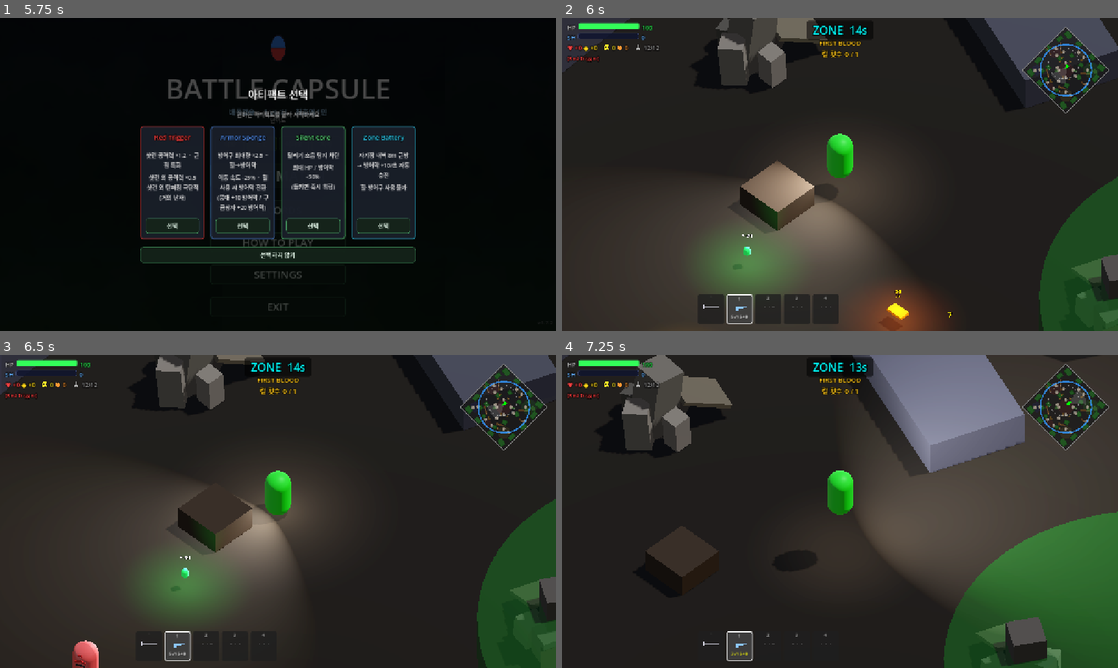
Above: before the commit, frames 1-4 (two rows, left to right).
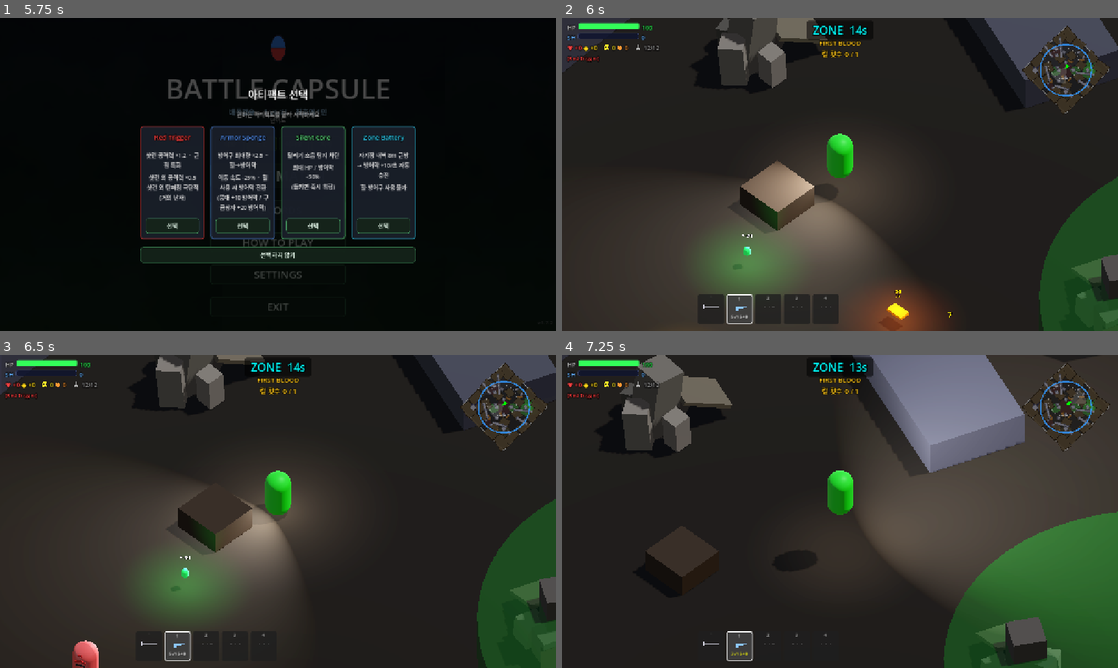
Above: after the commit, the same moments.

Repository: Kyulhee/battle-capsule
Game: Godot game, scene res://src/Main.tscn
Same seed, same stepped clock (60 frames per second), same inputs: the game is played once before the commit and once after it.
Inputs (mouse positions are in pixels of both pictures, inside the frame that each line leads up to):
- Up to frame 1 (5.75 s): click "START MATCH" at 0.5 s; click "START MATCH" at 1.25 s; click "쉬움" at 2 s; click "보통" at 2.75 s; click "어려움" at 3.5 s; click "지옥" at 4.25 s; click "RECORDS" at 5 s
- Up to frame 2 (6 s): click "선택" at 5.75 s
- Up to frame 3 (6.5 s): no input
- Up to frame 4 (7.25 s): tap Enter at 6.5 s; move the mouse to (962, 495) at 6.52 s; press the mouse at (962, 495) at 6.53 s; hold D (ui_right) from 6.53 s (still down); tap Space at 6.77 s

Frame 1 is identical in both runs. In frame 2, 1.2% of the frame differs, in the area x 82-99%, y 2-31%; in frame 3, 1.3%; in frame 4, 1.4%.

Commit message:
feat: render minimap from generated footprints

Diff:
--- a/src/Main.gd
+++ b/src/Main.gd
@@ -119,6 +119,8 @@
 		Engine.time_scale = 5.0
 		_load_map_spec()
 		if map_spec:
+			if world_builder:
+				world_builder.generate_world(map_spec)
 			for poi in map_spec.pois:
 				loot_hotspots.append(Vector2(poi.pos[0], poi.pos[1]))
 		_setup_navigation()
@@ -455,7 +457,10 @@
 	# Final Minimap Sync
 	var minimap = get_node_or_null("CanvasLayer/Control/HUD/Minimap")
 	if minimap and minimap.has_method("set_map_spec"):
-		minimap.set_map_spec(map_spec)
+		var minimap_features: Array[Dictionary] = []
+		if world_builder and world_builder.has_method("get_minimap_features"):
+			minimap_features = world_builder.get_minimap_features()
+		minimap.set_map_spec(map_spec, minimap_features)
 
 	# Apply artifact to player (skipped in simulation)
 	if player_ref and player_ref.has_method("apply_artifact") and not is_simulation:
--- a/src/maps/WorldBuilder.gd
+++ b/src/maps/WorldBuilder.gd
@@ -3,11 +3,14 @@
 
 @export var obstacle_scene: PackedScene = preload("res://src/environment/Obstacle.tscn")
 @export var bush_scene: PackedScene = preload("res://src/environment/Bush.tscn")
+
+var minimap_features: Array[Dictionary] = []
 
 func generate_world(spec: Resource):
 	# 1. Clear existing generated content if any
 	for child in get_children():
 		child.queue_free()
+	minimap_features.clear()
 
 	# 2. Build Floor and Boundaries
 	_build_base(spec)
@@ -36,7 +39,17 @@
 			var bush = bush_scene.instantiate()
 			obs_container.add_child(bush)
 			bush.global_position = Vector3(pos[0], 0, pos[1])
+			bush.rotation_degrees.y = rot_deg
 			bush.scale = Vector3(scale_vec[0], scale_vec[1], scale_vec[2])
+			_record_minimap_feature(
+				type_str,
+				Vector2(pos[0], pos[1]),
+				Vector2(scale_vec[0] * 3.0, scale_vec[2] * 3.0),
+				rot_deg,
+				scale_vec[1] * 2.0,
+				0,
+				"ellipse"
+			)
 		elif type_str == "rock_cluster":
 			_build_rock_cluster(obs_container, pos, scale_vec)
 		else:
@@ -62,6 +75,38 @@
 					obs.type = 1 # TREE
 				"log_pile":
 					obs.type = 2 # LOG
+			_record_minimap_feature(
+				type_str,
+				Vector2(pos[0], pos[1]),
+				Vector2(scale_vec[0] * 2.0, scale_vec[2] * 2.0),
+				rot_deg,
+				scale_vec[1] * 2.0,
+				2 if scale_vec[1] > 2.5 else 1,
+				"rect"
+			)
+
+func get_minimap_features() -> Array[Dictionary]:
+	return minimap_features.duplicate(true)
+
+func _record_minimap_feature(
+	type_str: String,
+	pos: Vector2,
+	size: Vector2,
+	rot_deg: float,
+	height: float,
+	layer: int,
+	shape: String
+):
+	minimap_features.append({
+		"type": type_str,
+		"pos": [pos.x, pos.y],
+		"size": [size.x, size.y],
+		"rot": rot_deg,
+		"height": height,
+		"layer": layer,
+		"shape": shape,
+		"order": minimap_features.size(),
+	})
 
 func _build_base(spec: Resource):
 	var size = spec.get_world_size()
@@ -180,6 +225,18 @@
 	col.shape = shape
 	body.add_child(col)
 
+	var root_pos = Vector2(parent.position.x, parent.position.z)
+	var piece_pos = root_pos + Vector2(local_pos.x, local_pos.z)
+	_record_minimap_feature(
+		"rock_cluster",
+		piece_pos,
+		Vector2(size.x, size.z),
+		rad_to_deg(body.rotation.y),
+		size.y,
+		2 if col_layer & 8 != 0 else 1,
+		"rect"
+	)
+
 func _add_wall(parent: Node, pos: Vector3, size: Vector3):
 	var wall = StaticBody3D.new()
 	parent.add_child(wall)
--- a/src/ui/Minimap.gd
+++ b/src/ui/Minimap.gd
@@ -18,10 +18,12 @@
 var supply_pulse = 0.0
 
 var map_spec: Resource = null
-
-func set_map_spec(spec: Resource):
+var minimap_features: Array[Dictionary] = []
+
+func set_map_spec(spec: Resource, features: Array[Dictionary] = []):
 	map_spec = spec
 	map_size_3d = Vector2(spec.get_world_size(), spec.get_world_size())
+	minimap_features = features.duplicate(true)
 	queue_redraw()
 
 func _ready():
@@ -87,59 +89,13 @@
 			"recovery_pocket": role_color = Color(0.2, 0.2, 1.0, 0.08)
 		draw_circle(mini_pos, mini_rad, role_color)
 
-	# 3. Draw Obstacles — type-differentiated shape and colour
-	for obs in map_spec.obstacles:
-		var wpos   = Vector2(obs.pos[0], obs.pos[1])
-		var sx     = float(obs.scale[0])
-		var sz     = float(obs.scale[2])
-		var rot_rad = deg_to_rad(obs.get("rot", 0.0))
-		var obs_type: String = obs.get("type", "")
-		var mpos   = world_to_minimap(wpos)
-
-		match obs_type:
-			"rock_cluster":
-				# Radial cluster — circle whose radius matches the actual spread
-				var r = max(3.5, world_size_to_minimap(sx * 0.75))
-				draw_circle(mpos, r, Color(0.66, 0.62, 0.56, 0.88))
-				draw_arc(mpos, r, 0.0, TAU, 16, Color(0.45, 0.42, 0.38, 1.0), 1.0)
-			"bush_patch":
-				# Ground-level concealment — semi-transparent green, no hard border
-				var r = max(3.5, world_size_to_minimap((sx + sz) * 0.25))
-				draw_circle(mpos, r, Color(0.28, 0.62, 0.22, 0.38))
-			_:
-				# Rectangular obstacles: tree_cluster / canyon_wall / log_pile
-				var hx = sx * 0.5
-				var hz = sz * 0.5
-				var corners_local = [
-					Vector2(-hx, -hz),
-					Vector2( hx, -hz),
-					Vector2( hx,  hz),
-					Vector2(-hx,  hz),
-				]
-				var mc = PackedVector2Array()
-				for c in corners_local:
-					mc.append(world_to_minimap(c.rotated(rot_rad) + wpos))
-
-				var fill_col: Color
-				var border_col: Color
-				var bw := 1.0
-				match obs_type:
-					"tree_cluster":
-						fill_col   = Color(0.13, 0.36, 0.13, 0.88)
-						border_col = Color(0.08, 0.24, 0.08, 1.0)
-					"canyon_wall":
-						fill_col   = Color(0.50, 0.36, 0.22, 1.0)
-						border_col = Color(0.32, 0.22, 0.12, 1.0)
-						bw = 1.5
-					"log_pile":
-						fill_col   = Color(0.52, 0.38, 0.18, 0.88)
-						border_col = Color(0.36, 0.26, 0.10, 1.0)
-					_:
-						fill_col   = Color(0.35, 0.35, 0.40, 0.88)
-						border_col = Color(0.22, 0.22, 0.26, 1.0)
-
-				draw_colored_polygon(mc, fill_col)
-				draw_polyline(mc + PackedVector2Array([mc[0]]), border_col, bw)
+	# 3. Draw final generated footprints from bottom to top.
+	var features = minimap_features.duplicate(true)
+	if features.is_empty():
+		features = _build_fallback_features()
+	features.sort_custom(Callable(self, "_sort_minimap_features"))
+	for feature in features:
+		_draw_minimap_feature(feature)
 
 	# 4. Draw Supply Zones (Telegraphing/Active)
 	if supply_state != "none":
@@ -200,3 +156,102 @@
 
 func world_size_to_minimap(size: float) -> float:
 	return size * (minimap_size.x / (map_size_3d.x * 1.414))
+
+func _sort_minimap_features(a: Dictionary, b: Dictionary) -> bool:
+	var layer_a = int(a.get("layer", 0))
+	var layer_b = int(b.get("layer", 0))
+	if layer_a == layer_b:
+		return int(a.get("order", 0)) < int(b.get("order", 0))
+	return layer_a < layer_b
+
+func _draw_minimap_feature(feature: Dictionary):
+	var pos = feature.get("pos", [0.0, 0.0])
+	var size = feature.get("size", [1.0, 1.0])
+	var wpos = Vector2(float(pos[0]), float(pos[1]))
+	var world_size = Vector2(float(size[0]), float(size[1]))
+	var rot_rad = deg_to_rad(float(feature.get("rot", 0.0)))
+	var shape = String(feature.get("shape", "rect"))
+	var obs_type = String(feature.get("type", ""))
+	var colors = _feature_colors(obs_type)
+
+	if shape == "ellipse":
+		var pts = PackedVector2Array()
+		var steps = 24
+		for i in range(steps):
+			var a = TAU * float(i) / float(steps)
+			var local = Vector2(cos(a) * world_size.x * 0.5, sin(a) * world_size.y * 0.5)
+			pts.append(world_to_minimap(local.rotated(rot_rad) + wpos))
+		draw_colored_polygon(pts, colors["fill"])
+		return
+
+	var hx = world_size.x * 0.5
+	var hz = world_size.y * 0.5
+	var corners_local = [
+		Vector2(-hx, -hz),
+		Vector2( hx, -hz),
+		Vector2( hx,  hz),
+		Vector2(-hx,  hz),
+	]
+	var pts = PackedVector2Array()
+	for c in corners_local:
+		pts.append(world_to_minimap(c.rotated(rot_rad) + wpos))
+	draw_colored_polygon(pts, colors["fill"])
+	draw_polyline(pts + PackedVector2Array([pts[0]]), colors["border"], float(colors["width"]))
+
+func _feature_colors(obs_type: String) -> Dictionary:
+	match obs_type:
+		"bush_patch":
+			return {
+				"fill": Color(0.22, 0.58, 0.20, 0.42),
+				"border": Color(0.16, 0.36, 0.12, 0.0),
+				"width": 0.0,
+			}
+		"tree_cluster":
+			return {
+				"fill": Color(0.24, 0.20, 0.14, 0.92),
+				"border": Color(0.12, 0.09, 0.06, 1.0),
+				"width": 1.0,
+			}
+		"canyon_wall", "rock_cluster":
+			return {
+				"fill": Color(0.42, 0.42, 0.46, 0.96),
+				"border": Color(0.24, 0.24, 0.28, 1.0),
+				"width": 1.2,
+			}
+		"log_pile":
+			return {
+				"fill": Color(0.44, 0.30, 0.14, 0.92),
+				"border": Color(0.26, 0.17, 0.07, 1.0),
+				"width": 1.0,
+			}
+	return {
+		"fill": Color(0.35, 0.35, 0.40, 0.92),
+		"border": Color(0.22, 0.22, 0.26, 1.0),
+		"width": 1.0,
+	}
+
+func _build_fallback_features() -> Array[Dictionary]:
+	var features: Array[Dictionary] = []
+	if not map_spec:
+		return features
+	for obs in map_spec.obstacles:
+		var obs_type = String(obs.get("type", ""))
+		var scale = obs.get("scale", [1.0, 1.0, 1.0])
+		var size = Vector2(float(scale[0]) * 2.0, float(scale[2]) * 2.0)
+		var shape = "rect"
+		var layer = 2 if float(scale[1]) > 2.5 else 1
+		if obs_type == "bush_patch":
+			size = Vector2(float(scale[0]) * 3.0, float(scale[2]) * 3.0)
+			shape = "ellipse"
+			layer = 0
+		features.append({
+			"type": obs_type,
+			"pos": obs.get("pos", [0.0, 0.0]),
+			"size": [size.x, size.y],
+			"rot": obs.get("rot", 0.0),
+			"height": float(scale[1]),
+			"layer": layer,
+			"shape": shape,
+			"order": features.size(),
+		})
+	return features
Not shown, changed: docs/DEVLOG.md
Not shown, changed: docs/IMPACT_MAP.md
Not shown, changed: docs/MASTERPLAN.md
